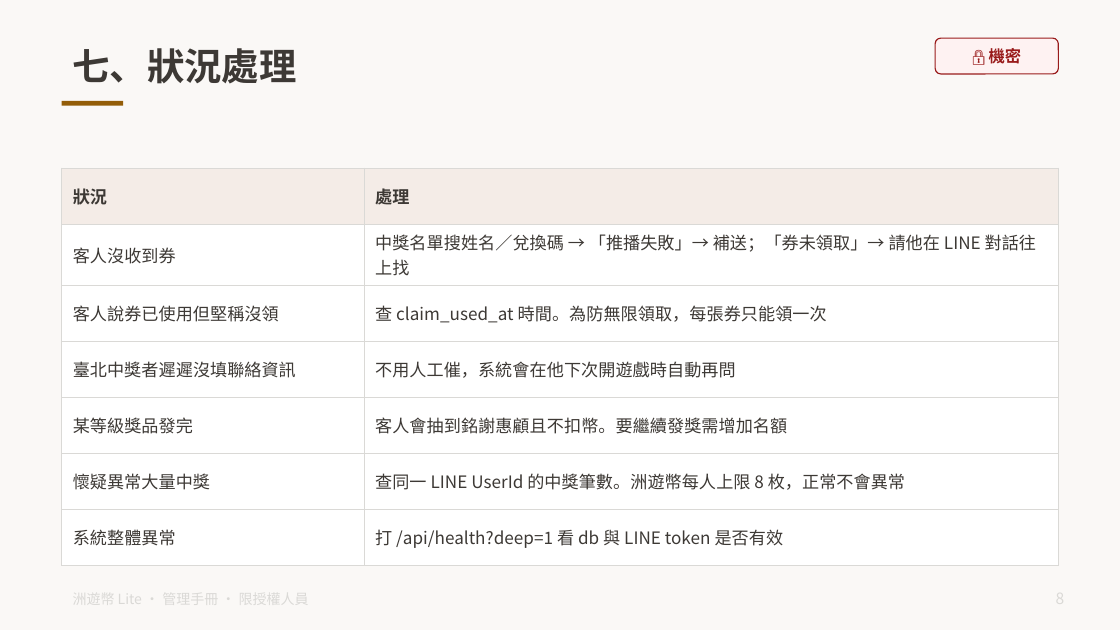
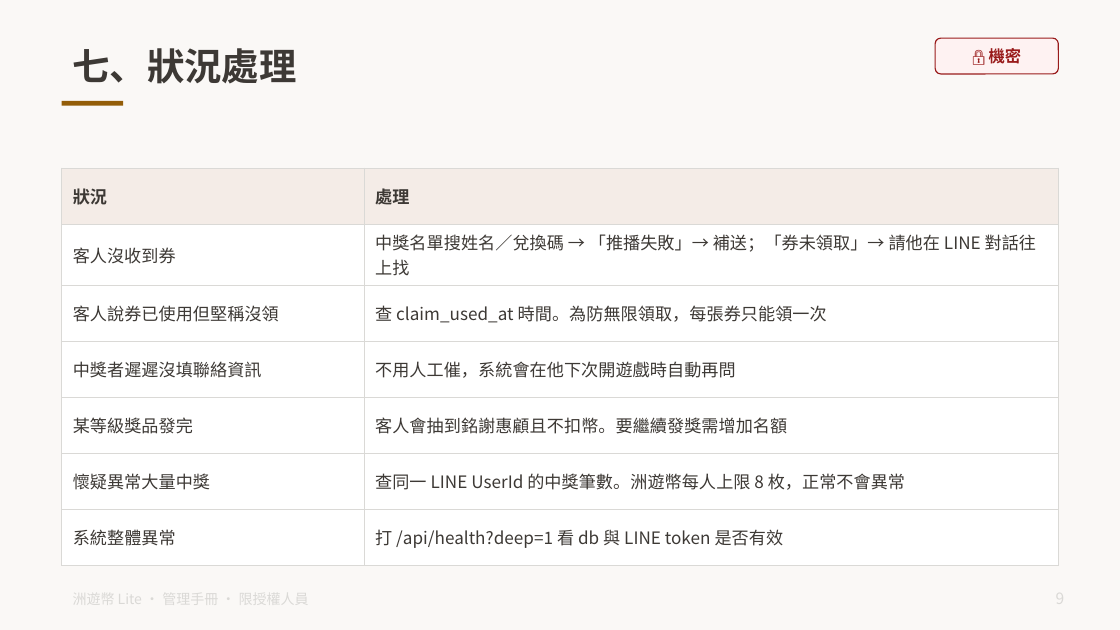
Before and after one commit to tony1229kimo/intercoins-lite, a slide deck: slide 10 of docs/洲遊幣Lite_員工手冊_管理版_機密.pptx (slide 9 before the commit). Drawn at 1120x630 pixels with LibreOffice and Linux fonts; fonts in the diff are those of the drawing. Boxes give left, top, right and bottom in pixels: in the first picture for what was removed or moved away, otherwise in the second. Text is boxed around its words. In the diff, an @@ line names an element or a change of style, - is before the commit and + after.

```diff
--- a/docs/洲遊幣Lite_員工手冊_管理版_機密.pptx
+++ b/docs/洲遊幣Lite_員工手冊_管理版_機密.pptx
@@ table at [62,168,1058,552] @@
-row 4, column 1: 臺北中獎者遲遲沒填聯絡資訊
+row 4, column 1: 中獎者遲遲沒填聯絡資訊
```
Also in this commit, not shown: 8 other slides changed, 1 slide added, 9 other files.
